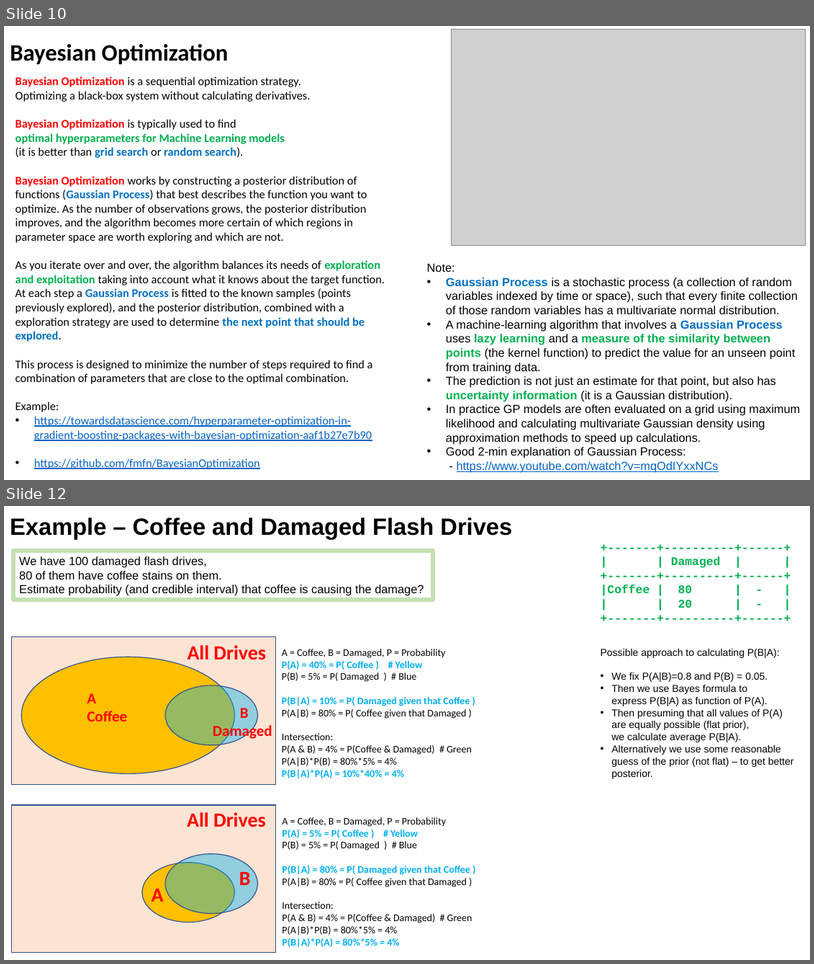
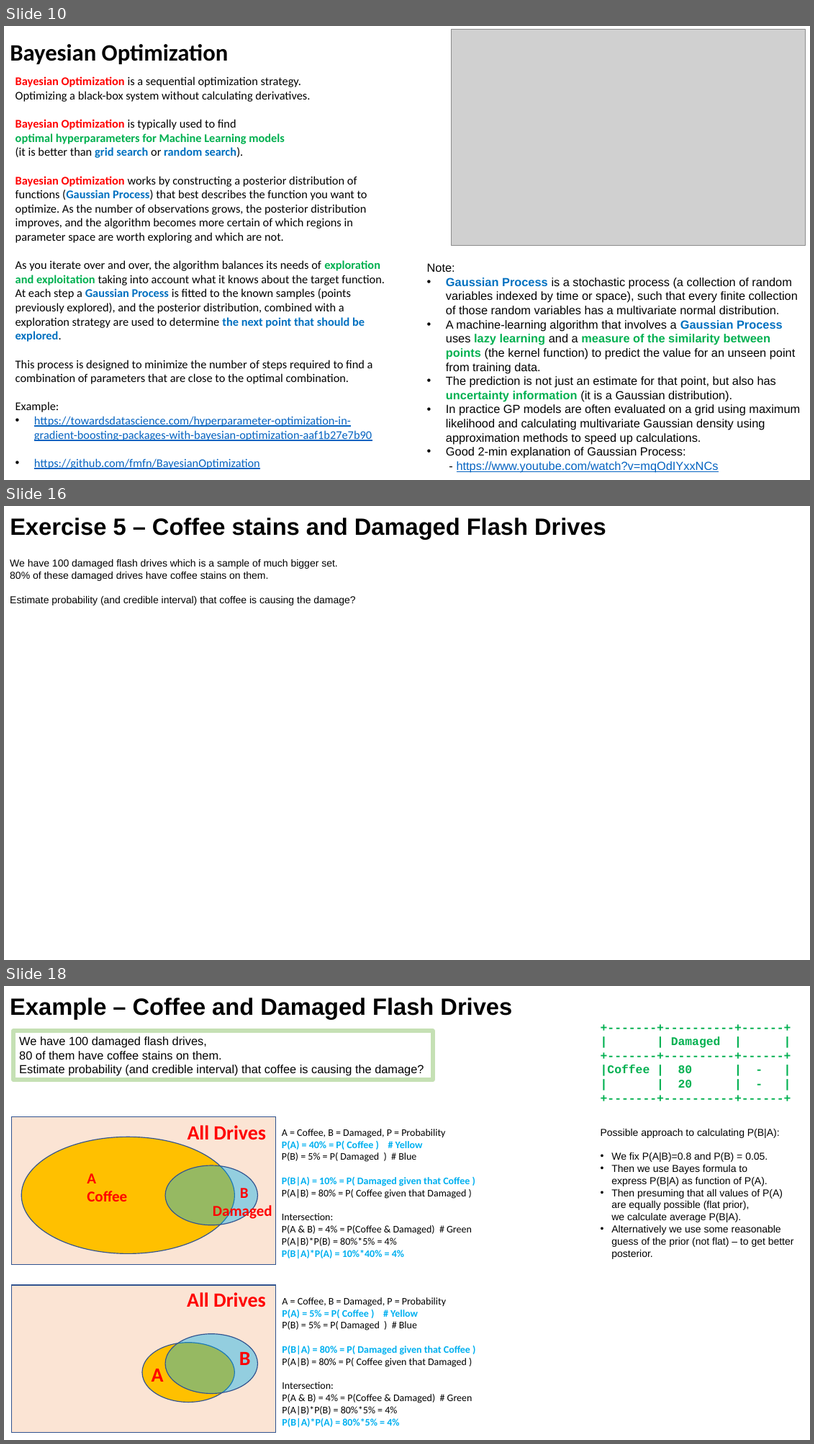
Before and after one commit to lselector/ml_ai_doc, a slide deck: statistics_08_Bayes_Bayesian.pptx. Shown one above the other, each under a label of ours: slides 10 and 12 before the commit, slides 10, 16 and 18 after it; the slides between them are not shown. The pictures are 814x964 and 814x1444 pixels, drawn with LibreOffice and Linux fonts; fonts in the diff are those of the drawing; grey boxes stand for pictures. Boxes give left, top, right and bottom in pixels: in the first picture for what was removed or moved away, otherwise in the second. Text is boxed around its words. In the diff, an @@ line names an element or a change of style, - is before the commit and + after.

```diff
--- a/statistics_08_Bayes_Bayesian.pptx
+++ b/statistics_08_Bayes_Bayesian.pptx
@@ slide 16 added at (x1=4, y1=506, x2=810, y2=960), background #FFFFFF @@
@@ text added at (x1=10, y1=518, x2=607, y2=539), 28 pt, text #000000, bold @@
+Exercise 5 – Coffee stains and Damaged Flash Drives
@@ text added at (x1=10, y1=559, x2=355, y2=605), 12 pt, text #000000 @@
+We have 100 damaged flash drives which is a sample of much bigger set.
+80% of these damaged drives have coffee stains on them.
+Estimate probability (and credible interval) that coffee is causing the damage?
@@ what was slide 12 is now slide 18 @@
```
Also in this commit, not shown: 3 slides changed, 5 other slides added, 2 other files.
